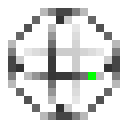
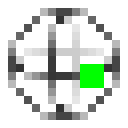
Layers edited between the first and the second 128×128 image:
painted on "circuit_blocks_qubit_bloch_blank.png" over (x1=80, y1=64, x2=104, y2=88)
